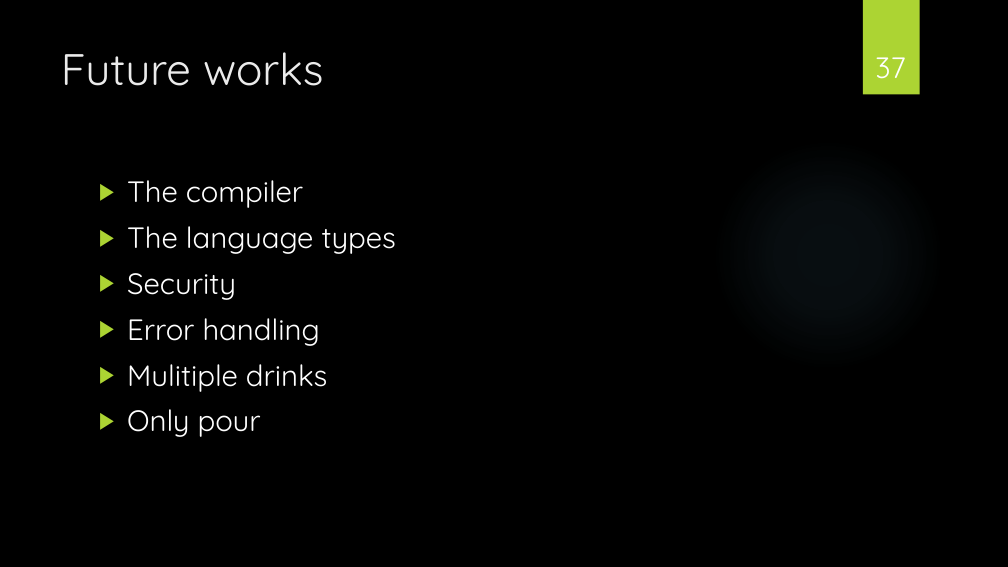
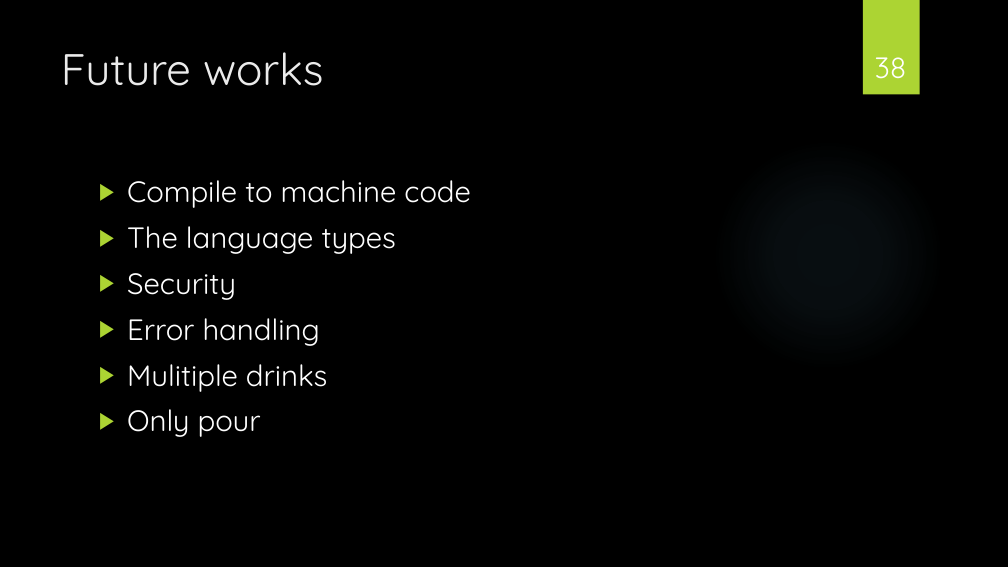
Before and after one commit to christianokeeffe/p4-sw407f13-aau-2013, a slide deck: slide 38 of P4 PræsentationNY.pptx (slide 37 before the commit). Drawn at 1008x567 pixels with LibreOffice and Linux fonts; fonts in the diff are those of the drawing; background and template pictures are left out. Boxes give left, top, right and bottom in pixels: in the first picture for what was removed or moved away, otherwise in the second. Text is boxed around its words. In the diff, an @@ line names an element or a change of style, - is before the commit and + after.

```diff
--- a/P4 PræsentationNY.pptx
+++ b/P4 PræsentationNY.pptx
@@ page number at [875, 57, 907, 79]: text changed @@
-37
+38
@@ text at [127, 180, 471, 208]: text changed @@
-▶ The compiler
+▶ Compile to machine code
```
Also in this commit, not shown: 3 other slides changed, 3 slides added, 2 slides removed.
